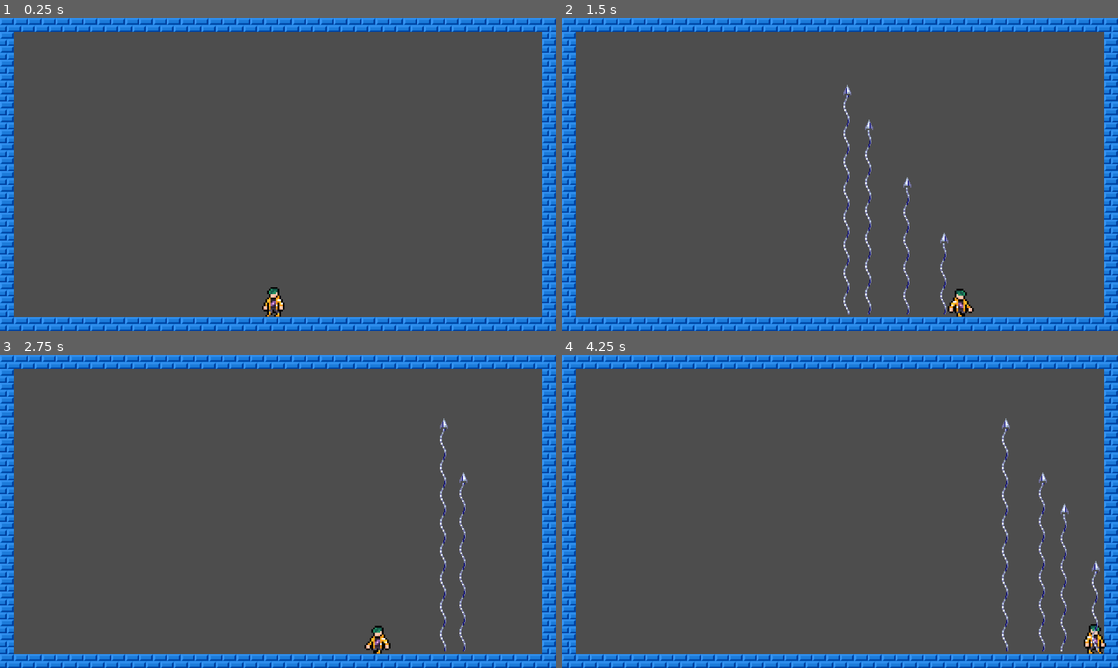
Above: before the commit, frames 1-4 (two rows, left to right).
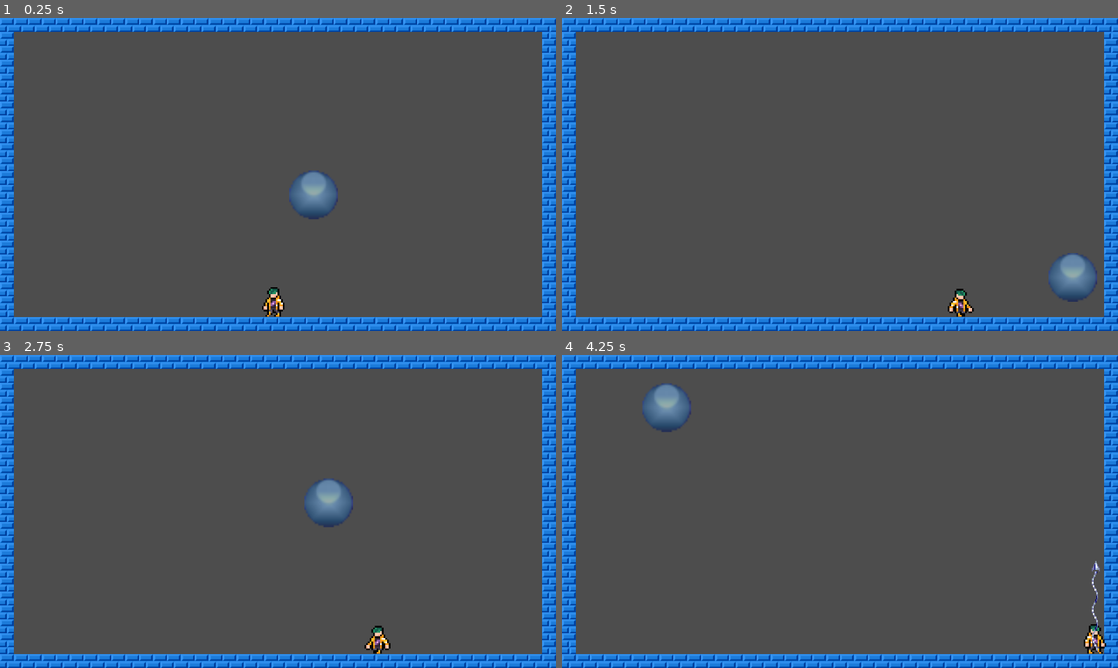
Above: after the commit, the same moments.

Repository: DavidLMS/lifeisbubblance
Game: Godot game, scene res://scenes/test scene.tscn
The game is run twice, just before and just after one commit, with the same random seed, the same clock (stepped at 60 frames per second) and the same inputs.
Inputs:
- Up to frame 1 (0.25 s): no input
- Up to frame 2 (1.5 s): tap Enter (ui_accept) at 0.5, 0.6, 0.77, 1.07, 1.35 s; hold Right (ui_right) from 0.53 s (still down)
- Up to frame 3 (2.75 s): tap Enter (ui_accept) at 1.52, 1.82, 2.1 s; release Right (ui_right) at 2.03 s; hold Left (ui_left) from 2.03 s (still down)
- Up to frame 4 (4.25 s): release Left (ui_left) at 2.78 s; hold Right (ui_right) from 2.78 s (still down); tap Enter (ui_accept) at 2.85, 3.02, 3.32, 3.6, 3.77, 4.07 s

The runs differ from the first frame. In frame 1, 1.0% of the frame differs, in the area x 52-61%, y 48-65%; in frame 2, 1.8%, in the area x 50-97%, y 21-95%; in frame 3, 1.6%; in frame 4, 1.7%.

Commit message:
bouncing ball

Diff:
--- /dev/null
+++ b/bubble.tscn
@@ -0,0 +1,38 @@
+[gd_scene load_steps=5 format=3 uid="uid://cwsh04qrbdgdf"]
+
+[ext_resource type="Texture2D" uid="uid://bt7qbjgl6wswf" path="res://assets/bubble.png" id="1_0yblc"]
+
+[sub_resource type="PhysicsMaterial" id="PhysicsMaterial_xa1sl"]
+friction = 0.0
+bounce = 1.0
+
+[sub_resource type="RectangleShape2D" id="RectangleShape2D_7ol0y"]
+size = Vector2(112, 111)
+
+[sub_resource type="CircleShape2D" id="CircleShape2D_65v7u"]
+radius = 55.0091
+
+[node name="RigidBody2D" type="RigidBody2D"]
+collision_layer = 16
+physics_material_override = SubResource("PhysicsMaterial_xa1sl")
+gravity_scale = 0.0
+lock_rotation = true
+linear_velocity = Vector2(350, 200)
+linear_damp_mode = 1
+angular_damp_mode = 1
+constant_force = Vector2(15, 10)
+
+[node name="CollisionShape2D" type="CollisionShape2D" parent="."]
+position = Vector2(-1, 0.5)
+shape = SubResource("RectangleShape2D_7ol0y")
+
+[node name="Sprite2D" type="Sprite2D" parent="."]
+scale = Vector2(4, 4)
+texture = ExtResource("1_0yblc")
+
+[node name="Area2D" type="Area2D" parent="."]
+collision_layer = 4
+collision_mask = 2
+
+[node name="CollisionShape2D" type="CollisionShape2D" parent="Area2D"]
+shape = SubResource("CircleShape2D_65v7u")
--- /dev/null
+++ b/events.gd
@@ -0,0 +1,3 @@
+extends Node2D
+
+signal shoot_finished
--- a/project.godot
+++ b/project.godot
@@ -15,10 +15,18 @@
 config/features=PackedStringArray("4.3")
 config/icon="res://icon.svg"
 
+[autoload]
+
+Events="*res://events.gd"
+
 [display]
 
 window/size/viewport_width=1280
 window/size/viewport_height=720
+
+[editor_plugins]
+
+enabled=PackedStringArray("res://addons/AS2P/plugin.cfg")
 
 [layer_names]
 
--- a/scenes/character_body_2d.gd
+++ b/scenes/character_body_2d.gd
@@ -8,13 +8,24 @@
 const SPEED = 300.0
 const JUMP_VELOCITY = -400.0
 
+var shooting = false
+
+
+func shooting_finished():
+	shooting = false
+
+func _ready() -> void:
+	Events.shoot_finished.connect(shooting_finished)
+
+
 
 func _physics_process(delta: float) -> void:
 	# Add the gravity.
 	if not is_on_floor():
 		velocity += get_gravity() * delta
 
-	if Input.is_action_just_pressed("ui_accept"):
+	if Input.is_action_just_pressed("ui_accept") and not shooting:
+		shooting = true
 		var shoot = weapon.instantiate()
 		get_tree().root.add_child(shoot)
 		shoot.global_position = global_position + weapon_offset
--- a/scenes/test scene.tscn
+++ b/scenes/test scene.tscn
@@ -1,9 +1,10 @@
-[gd_scene load_steps=15 format=4 uid="uid://c21hyka0aju0f"]
+[gd_scene load_steps=16 format=4 uid="uid://c21hyka0aju0f"]
 
 [ext_resource type="Texture2D" uid="uid://c367mcobecici" path="res://assets/bricks.png" id="1_03on1"]
 [ext_resource type="Texture2D" uid="uid://cj7ixfy53dqut" path="res://assets/external/Main Character - Male - Full spritesheet - No Guide.png" id="2_ktwyd"]
 [ext_resource type="Script" path="res://scenes/character_body_2d.gd" id="2_mkqmk"]
 [ext_resource type="PackedScene" uid="uid://d0a67jc8hum05" path="res://scenes/weapon.tscn" id="3_t1mx1"]
+[ext_resource type="PackedScene" uid="uid://cwsh04qrbdgdf" path="res://bubble.tscn" id="5_2gpxk"]
 
 [sub_resource type="TileSetAtlasSource" id="TileSetAtlasSource_fie4b"]
 texture = ExtResource("1_03on1")
@@ -107,3 +108,6 @@
 texture_filter = 1
 scale = Vector2(4, 4)
 sprite_frames = SubResource("SpriteFrames_g8iyg")
+
+[node name="RigidBody2D" parent="." instance=ExtResource("5_2gpxk")]
+max_contacts_reported = 1
--- a/scenes/weapon.gd
+++ b/scenes/weapon.gd
@@ -1,15 +1,5 @@
 extends Area2D
 
-
-# Called when the node enters the scene tree for the first time.
-func _ready() -> void:
-	pass # Replace with function body.
-
-
-# Called every frame. 'delta' is the elapsed time since the previous frame.
-func _process(delta: float) -> void:
-	pass
-
-
-func _on_weapon_finish() -> void:
-	visible = false # Replace with function body.
+func _on_animation_finished(anim_name: StringName) -> void:
+	Events.shoot_finished.emit()
+	queue_free()
--- a/scenes/weapon.tscn
+++ b/scenes/weapon.tscn
@@ -1,10 +1,10 @@
-[gd_scene load_steps=51 format=3 uid="uid://d0a67jc8hum05"]
+[gd_scene load_steps=54 format=3 uid="uid://d0a67jc8hum05"]
 
 [ext_resource type="Script" path="res://scenes/weapon.gd" id="1_yjquf"]
 [ext_resource type="Texture2D" uid="uid://dpfkjvh7y2le2" path="res://assets/weapon.png" id="2_rve6w"]
 
 [sub_resource type="RectangleShape2D" id="RectangleShape2D_634qg"]
-size = Vector2(9.5, 33.5)
+size = Vector2(10, 67.75)
 
 [sub_resource type="AtlasTexture" id="AtlasTexture_0iugo"]
 atlas = ExtResource("2_rve6w")
@@ -331,10 +331,134 @@
 "duration": 1.0,
 "texture": SubResource("AtlasTexture_uvpd7")
 }],
-"loop": true,
+"loop": false,
 "name": &"default",
 "speed": 50.0
 }]
+
+[sub_resource type="Animation" id="Animation_8bm5x"]
+length = 0.92
+tracks/0/type = "value"
+tracks/0/imported = false
+tracks/0/enabled = true
+tracks/0/path = NodePath("AnimatedSprite2D:frame")
+tracks/0/interp = 1
+tracks/0/loop_wrap = true
+tracks/0/keys = {
+"times": PackedFloat32Array(0, 0.02, 0.04, 0.06, 0.08, 0.1, 0.12, 0.14, 0.16, 0.18, 0.2, 0.22, 0.24, 0.26, 0.28, 0.3, 0.32, 0.34, 0.36, 0.38, 0.4, 0.42, 0.44, 0.46, 0.48, 0.5, 0.52, 0.54, 0.56, 0.58, 0.6, 0.62, 0.64, 0.66, 0.68, 0.7, 0.72, 0.74, 0.76, 0.78, 0.8, 0.82, 0.84, 0.86, 0.88, 0.9),
+"transitions": PackedFloat32Array(1, 1, 1, 1, 1, 1, 1, 1, 1, 1, 1, 1, 1, 1, 1, 1, 1, 1, 1, 1, 1, 1, 1, 1, 1, 1, 1, 1, 1, 1, 1, 1, 1, 1, 1, 1, 1, 1, 1, 1, 1, 1, 1, 1, 1, 1),
+"update": 1,
+"values": [0, 1, 2, 3, 4, 5, 6, 7, 8, 9, 10, 11, 12, 13, 14, 15, 16, 17, 18, 19, 20, 21, 22, 23, 24, 25, 26, 27, 28, 29, 30, 31, 32, 33, 34, 35, 36, 37, 38, 39, 40, 41, 42, 43, 44, 45]
+}
+tracks/1/type = "value"
+tracks/1/imported = false
+tracks/1/enabled = true
+tracks/1/path = NodePath("AnimatedSprite2D:animation")
+tracks/1/interp = 1
+tracks/1/loop_wrap = true
+tracks/1/keys = {
+"times": PackedFloat32Array(0),
+"transitions": PackedFloat32Array(1),
+"update": 1,
+"values": ["default"]
+}
+tracks/2/type = "bezier"
+tracks/2/imported = false
+tracks/2/enabled = true
+tracks/2/path = NodePath("CollisionShape2D:shape:size:x")
+tracks/2/interp = 1
+tracks/2/loop_wrap = true
+tracks/2/keys = {
+"handle_modes": PackedInt32Array(0, 0),
+"points": PackedFloat32Array(10, -0.25, 0, 0.25, 0, 11, -0.25, 0, 0.25, 0),
+"times": PackedFloat32Array(0, 0.9)
+}
+tracks/3/type = "bezier"
+tracks/3/imported = false
+tracks/3/enabled = true
+tracks/3/path = NodePath("CollisionShape2D:shape:size:y")
+tracks/3/interp = 1
+tracks/3/loop_wrap = true
+tracks/3/keys = {
+"handle_modes": PackedInt32Array(0, 0),
+"points": PackedFloat32Array(67.75, -0.25, 0, 0.25, 0, 268.75, -0.25, 0, 0.25, 0),
+"times": PackedFloat32Array(0, 0.9)
+}
+tracks/4/type = "bezier"
+tracks/4/imported = false
+tracks/4/enabled = true
+tracks/4/path = NodePath("CollisionShape2D:position:x")
+tracks/4/interp = 1
+tracks/4/loop_wrap = true
+tracks/4/keys = {
+"handle_modes": PackedInt32Array(0, 0),
+"points": PackedFloat32Array(2, -0.25, 0, 0.25, 0, 3, -0.25, 0, 0.25, 0),
+"times": PackedFloat32Array(0, 0.9)
+}
+tracks/5/type = "bezier"
+tracks/5/imported = false
+tracks/5/enabled = true
+tracks/5/path = NodePath("CollisionShape2D:position:y")
+tracks/5/interp = 1
+tracks/5/loop_wrap = true
+tracks/5/keys = {
+"handle_modes": PackedInt32Array(0, 0),
+"points": PackedFloat32Array(-34, -0.25, 0, 0.25, 0, -134, -0.25, 0, 0.25, 0),
+"times": PackedFloat32Array(0, 0.9)
+}
+
+[sub_resource type="Animation" id="Animation_fffh3"]
+length = 0.001
+tracks/0/type = "bezier"
+tracks/0/imported = false
+tracks/0/enabled = true
+tracks/0/path = NodePath("CollisionShape2D:shape:size:x")
+tracks/0/interp = 1
+tracks/0/loop_wrap = true
+tracks/0/keys = {
+"handle_modes": PackedInt32Array(0),
+"points": PackedFloat32Array(10, -0.25, 0, 0.25, 0),
+"times": PackedFloat32Array(0)
+}
+tracks/1/type = "bezier"
+tracks/1/imported = false
+tracks/1/enabled = true
+tracks/1/path = NodePath("CollisionShape2D:shape:size:y")
+tracks/1/interp = 1
+tracks/1/loop_wrap = true
+tracks/1/keys = {
+"handle_modes": PackedInt32Array(0),
+"points": PackedFloat32Array(67.75, -0.25, 0, 0.25, 0),
+"times": PackedFloat32Array(0)
+}
+tracks/2/type = "bezier"
+tracks/2/imported = false
+tracks/2/enabled = true
+tracks/2/path = NodePath("CollisionShape2D:position:x")
+tracks/2/interp = 1
+tracks/2/loop_wrap = true
+tracks/2/keys = {
+"handle_modes": PackedInt32Array(0),
+"points": PackedFloat32Array(2, -0.25, 0, 0.25, 0),
+"times": PackedFloat32Array(0)
+}
+tracks/3/type = "bezier"
+tracks/3/imported = false
+tracks/3/enabled = true
+tracks/3/path = NodePath("CollisionShape2D:position:y")
+tracks/3/interp = 1
+tracks/3/loop_wrap = true
+tracks/3/keys = {
+"handle_modes": PackedInt32Array(0),
+"points": PackedFloat32Array(-34, -0.25, 0, 0.25, 0),
+"times": PackedFloat32Array(0)
+}
+
+[sub_resource type="AnimationLibrary" id="AnimationLibrary_ufe21"]
+_data = {
+"RESET": SubResource("Animation_fffh3"),
+"default": SubResource("Animation_8bm5x")
+}
 
 [node name="weapon" type="Area2D"]
 texture_filter = 1
@@ -344,13 +468,18 @@
 script = ExtResource("1_yjquf")
 
 [node name="CollisionShape2D" type="CollisionShape2D" parent="."]
-position = Vector2(0, -17.5)
+position = Vector2(2, -34)
 shape = SubResource("RectangleShape2D_634qg")
 
 [node name="AnimatedSprite2D" type="AnimatedSprite2D" parent="."]
 position = Vector2(1.5, -240.5)
 scale = Vector2(1, 2)
 sprite_frames = SubResource("SpriteFrames_e2aud")
+
+[node name="AnimationPlayer" type="AnimationPlayer" parent="."]
+libraries = {
+"": SubResource("AnimationLibrary_ufe21")
+}
 autoplay = "default"
 
-[connection signal="animation_looped" from="AnimatedSprite2D" to="." method="_on_weapon_finish"]
+[connection signal="animation_finished" from="AnimationPlayer" to="." method="_on_animation_finished"]
Not shown, added: addons/AS2P/InspectorConvertor.gd
Not shown, added: addons/AS2P/NodeSelectorProperty.gd
Not shown, added: addons/AS2P/plugin.cfg
Not shown, added: addons/AS2P/plugin.gd
Binary file added: assets/bubble.png
Not shown, added: assets/bubble.png.import
